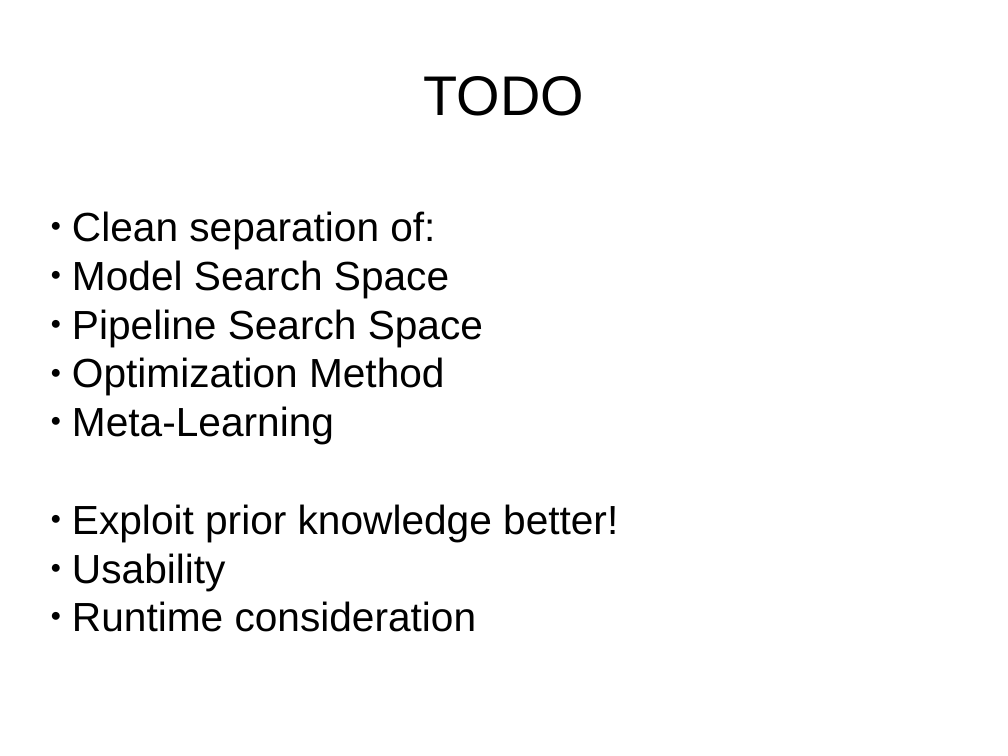
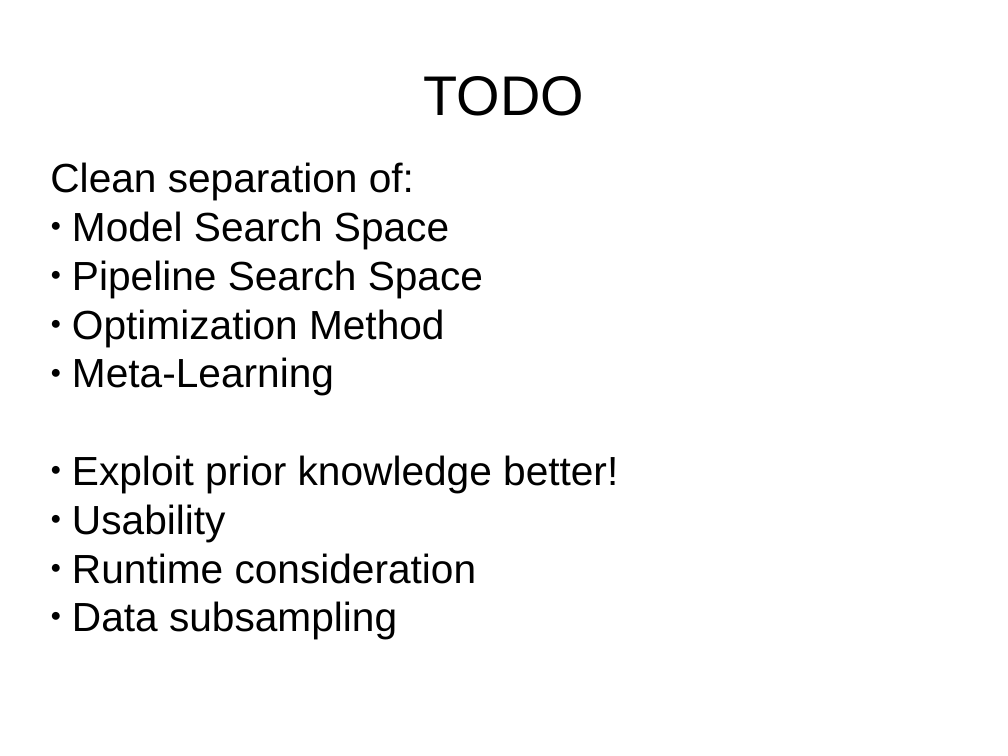
Before and after one commit to amueller/talks_odt, a slide deck: slide 38 of automating_machine_learning_scipy2016.odp. Drawn at 1008x756 pixels with LibreOffice and Linux fonts; fonts in the diff are those of the drawing. Boxes give left, top, right and bottom in pixels: in the first picture for what was removed or moved away, otherwise in the second. Text is boxed around its words. In the diff, an @@ line names an element or a change of style, - is before the commit and + after.

```diff
--- a/automating_machine_learning_scipy2016.odp
+++ b/automating_machine_learning_scipy2016.odp
@@ subtitle at (x1=50, y1=162, x2=414, y2=200): bullet ● to none @@
@@ subtitle at (x1=72, y1=601, x2=397, y2=639): paragraph added @@
+● Data subsampling
```
Also in this commit, not shown: 10 other slides changed, 2 slides added, 2 slides removed, 1 other file.
